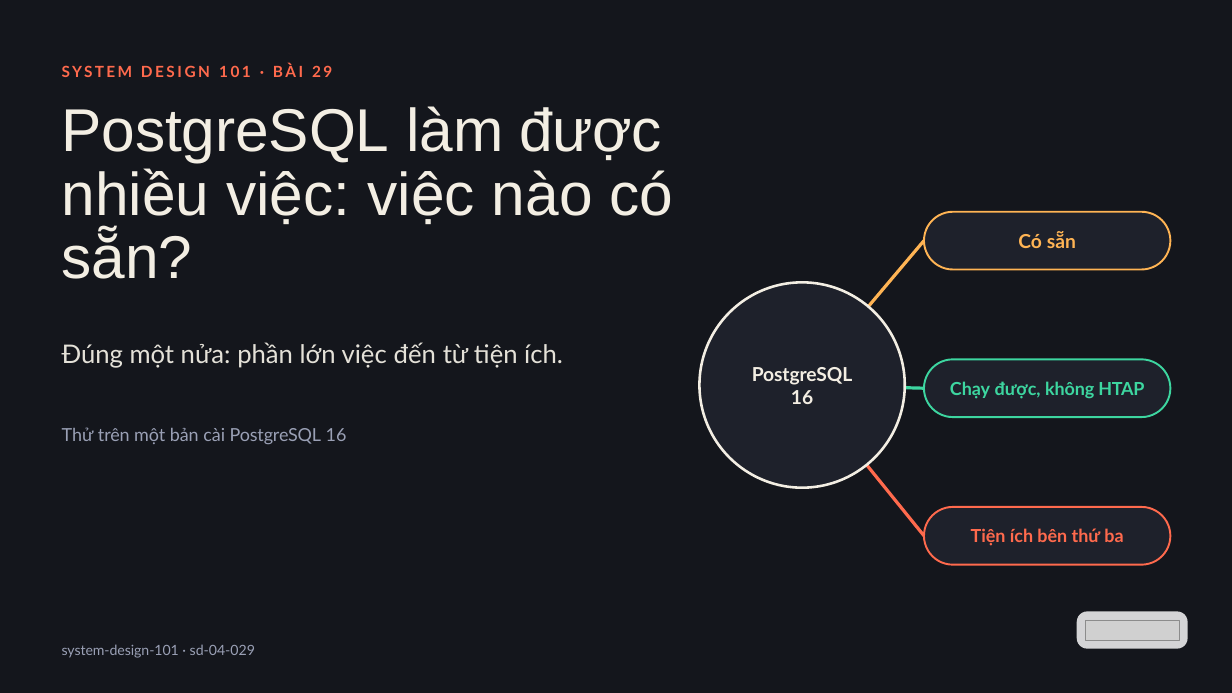
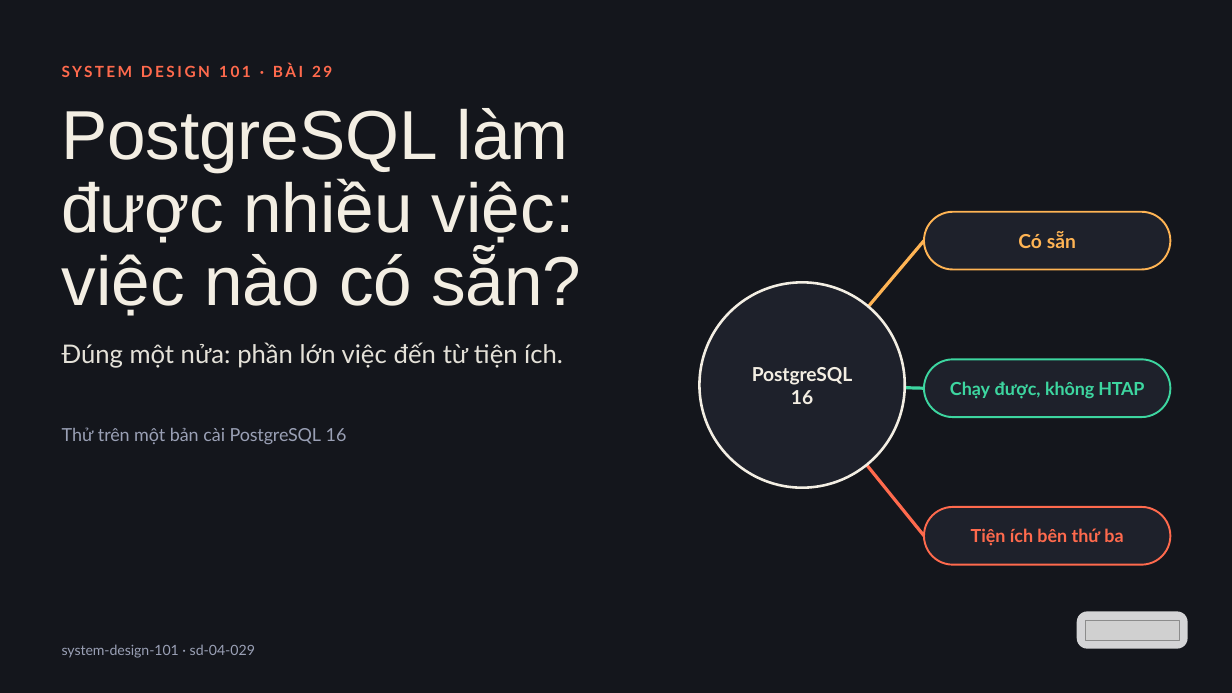
Before and after one commit to vohoailinh90/tool-marketing-studio, a slide deck: slide 1 of system-design-101/vi/lessons/sd-04-029/slides/sd-04-029.pptx. Drawn at 1232x693 pixels with LibreOffice and Linux fonts; fonts in the diff are those of the drawing; grey boxes stand for pictures. Boxes give left, top, right and bottom in pixels: in the first picture for what was removed or moved away, otherwise in the second. Text is boxed around its words. In the diff, an @@ line names an element or a change of style, - is before the commit and + after.

```diff
--- a/system-design-101/vi/lessons/sd-04-029/slides/sd-04-029.pptx
+++ b/system-design-101/vi/lessons/sd-04-029/slides/sd-04-029.pptx
@@ text "PostgreSQL làm được nhiều việc: ..." at bbox=[62, 108, 581, 316]: size 70.6 to 81 pt; letter spacing -0.9 to -1 pt in "được"; letter spacing -0.2 to -0.3 pt in "sẵn?"; line spacing 74.2pt to 85pt @@
```
Also in this commit, not shown: 3 other slides changed, 4 other files.
